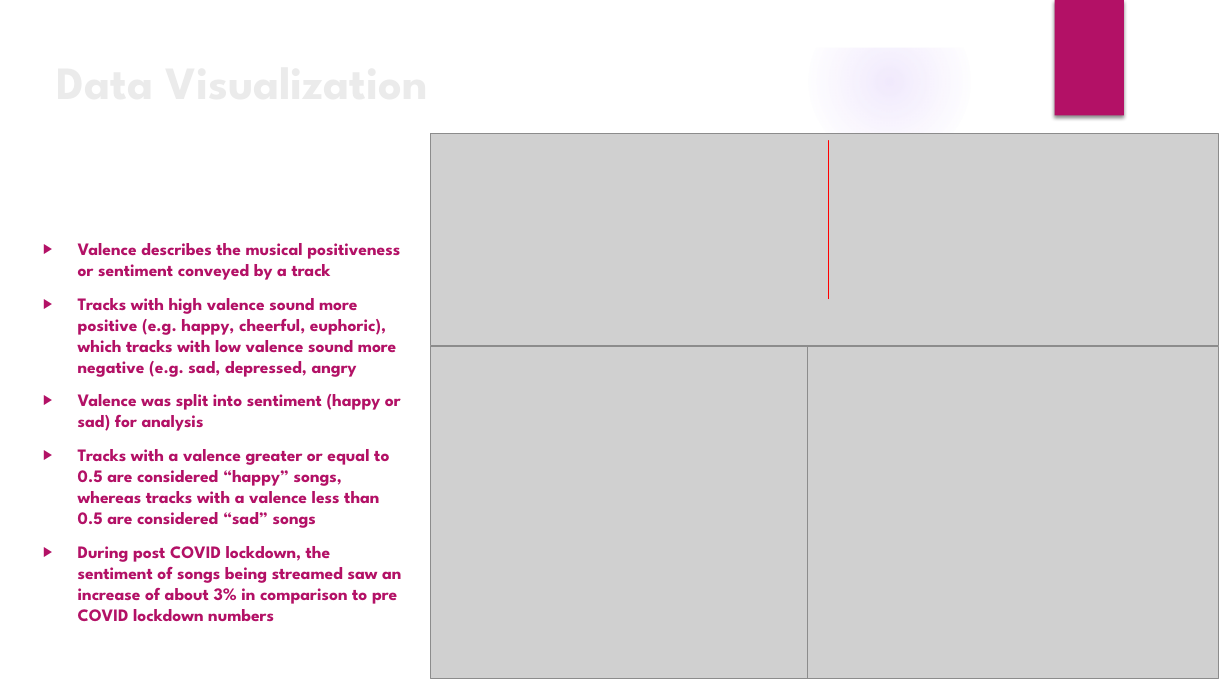
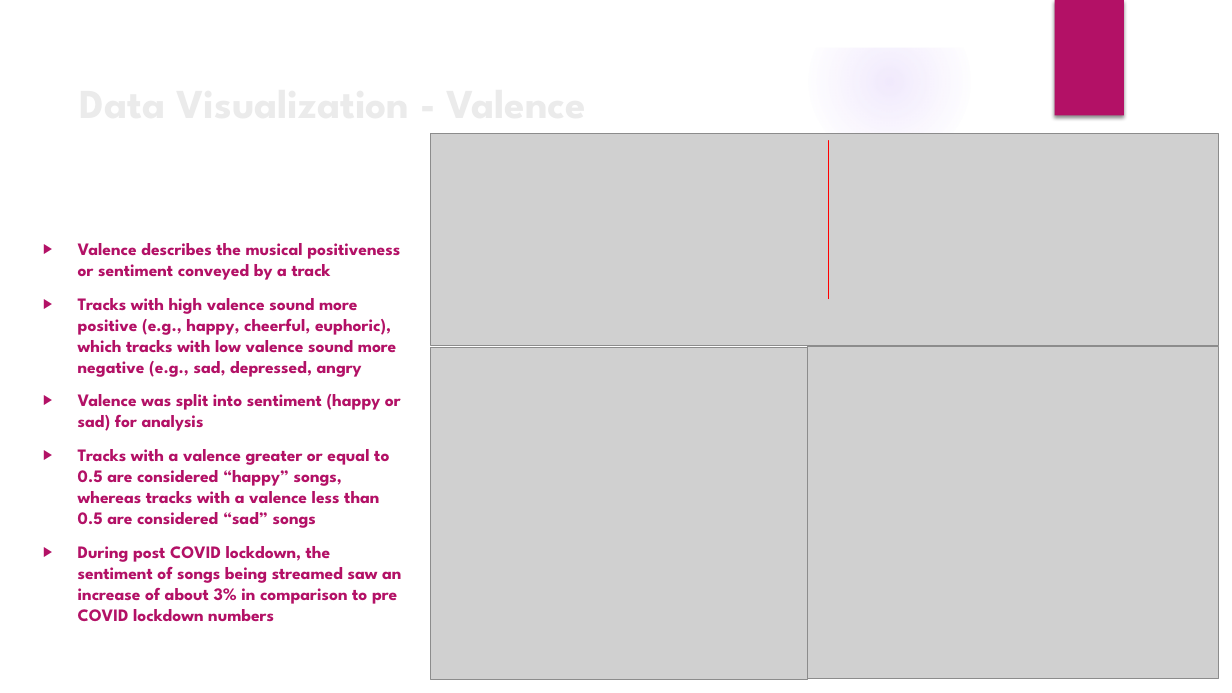
Before and after one commit to The-Music-Notes/Music_Data, a slide deck: slide 15 of Music Notes 2024.pptx (slide 16 before the commit). Drawn at 1232x693 pixels with LibreOffice and Linux fonts; fonts in the diff are those of the drawing; grey boxes stand for pictures; background and template pictures are left out. Boxes give left, top, right and bottom in pixels: in the first picture for what was removed or moved away, otherwise in the second. Text is boxed around its words. In the diff, an @@ line names an element or a change of style, - is before the commit and + after.

```diff
--- a/Music Notes 2024.pptx
+++ b/Music Notes 2024.pptx
@@ text at [447,72,586,133]: text changed; size 36 to 32 pt @@
-Data Visualization
+Data Visualization - Valence
@@ text at [78,298,396,377]: text changed @@
-▶ Tracks with high valence sound more positive (e.g. happy, cheerful, euphoric), which tracks with low valence sound more negative (e.g. sad, depressed, angry
+▶ Tracks with high valence sound more positive (e.g., happy, cheerful, euphoric), which tracks with low valence sound more negative (e.g., sad, depressed, angry
```
Also in this commit, not shown: 13 other slides changed, 1 slide added, 1 slide removed, 1 other file.
